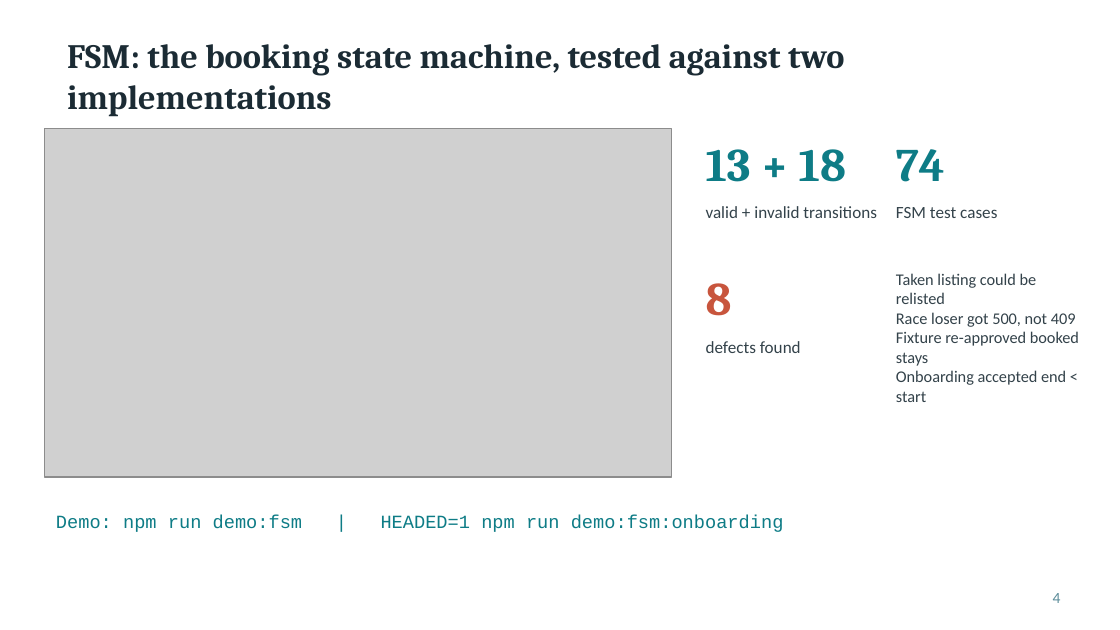
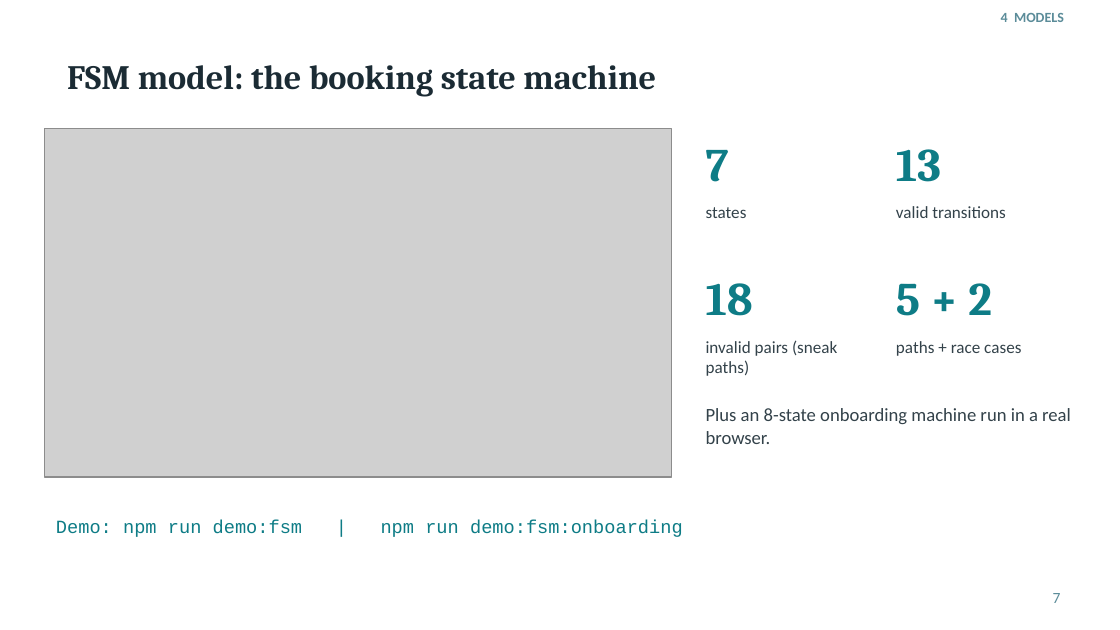
Before and after one commit to JaydenManyrath/Perch, a slide deck: slide 7 of docs/testing/demo/Perch_Testing_Demo.pptx (slide 4 before the commit). Drawn at 1120x630 pixels with LibreOffice and Linux fonts; fonts in the diff are those of the drawing; grey boxes stand for pictures. Boxes give left, top, right and bottom in pixels: in the first picture for what was removed or moved away, otherwise in the second. Text is boxed around its words. In the diff, an @@ line names an element or a change of style, - is before the commit and + after.

```diff
--- a/docs/testing/demo/Perch_Testing_Demo.pptx
+++ b/docs/testing/demo/Perch_Testing_Demo.pptx
@@ text added at [1001,13,1064,22], 9 pt, text #5B8C99, bold @@
+4 MODELS
@@ title at [67,65,656,96]: text changed @@
-FSM: the booking state machine, tested against two implementations
+FSM model: the booking state machine
@@ text at [896,149,941,182]: text changed @@
-13 + 18
+13
@@ text removed at [896,149,945,182] @@
-74
@@ text added at [706,150,729,182], 30 pt, text #0E7C86, bold @@
+7
@@ text added at [706,207,747,218], 11 pt, text #33424A @@
+states
@@ text at [896,206,1005,218]: text changed @@
-valid + invalid transitions
+valid transitions
@@ text removed at [896,207,997,218] @@
-FSM test cases
@@ text at [706,283,753,316]: text changed; text colour #C8553D to #0E7C86 @@
-8
+18
@@ text removed at [896,273,1079,402] @@
-Taken listing could be relisted
-Race loser got 500, not 409
-Fixture re-approved booked stays
-Onboarding accepted end < start
@@ text added at [896,283,992,316], 30 pt, text #0E7C86, bold @@
+5 + 2
@@ text at [706,340,837,376]: text changed @@
-defects found
+invalid pairs (sneak paths)
@@ text added at [896,341,1021,356], 11 pt, text #33424A @@
+paths + race cases
@@ text added at [706,408,1071,444], 12 pt, text #33424A @@
+Plus an 8-state onboarding machine run in a real browser.
@@ text at [56,520,683,537]: text changed @@
-Demo: npm run demo:fsm | HEADED=1 npm run demo:fsm:onboarding
+Demo: npm run demo:fsm | npm run demo:fsm:onboarding
@@ page number at [1053,593,1061,603]: text changed @@
-4
+7
```
Also in this commit, not shown: 5 other slides changed, 8 slides added, 3 slides removed, 13 other files.
